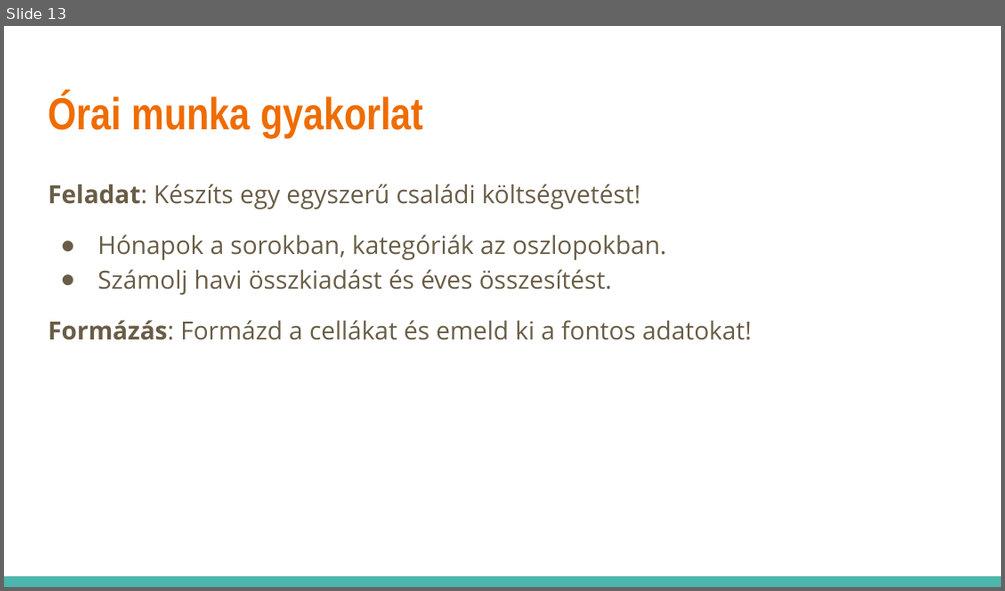
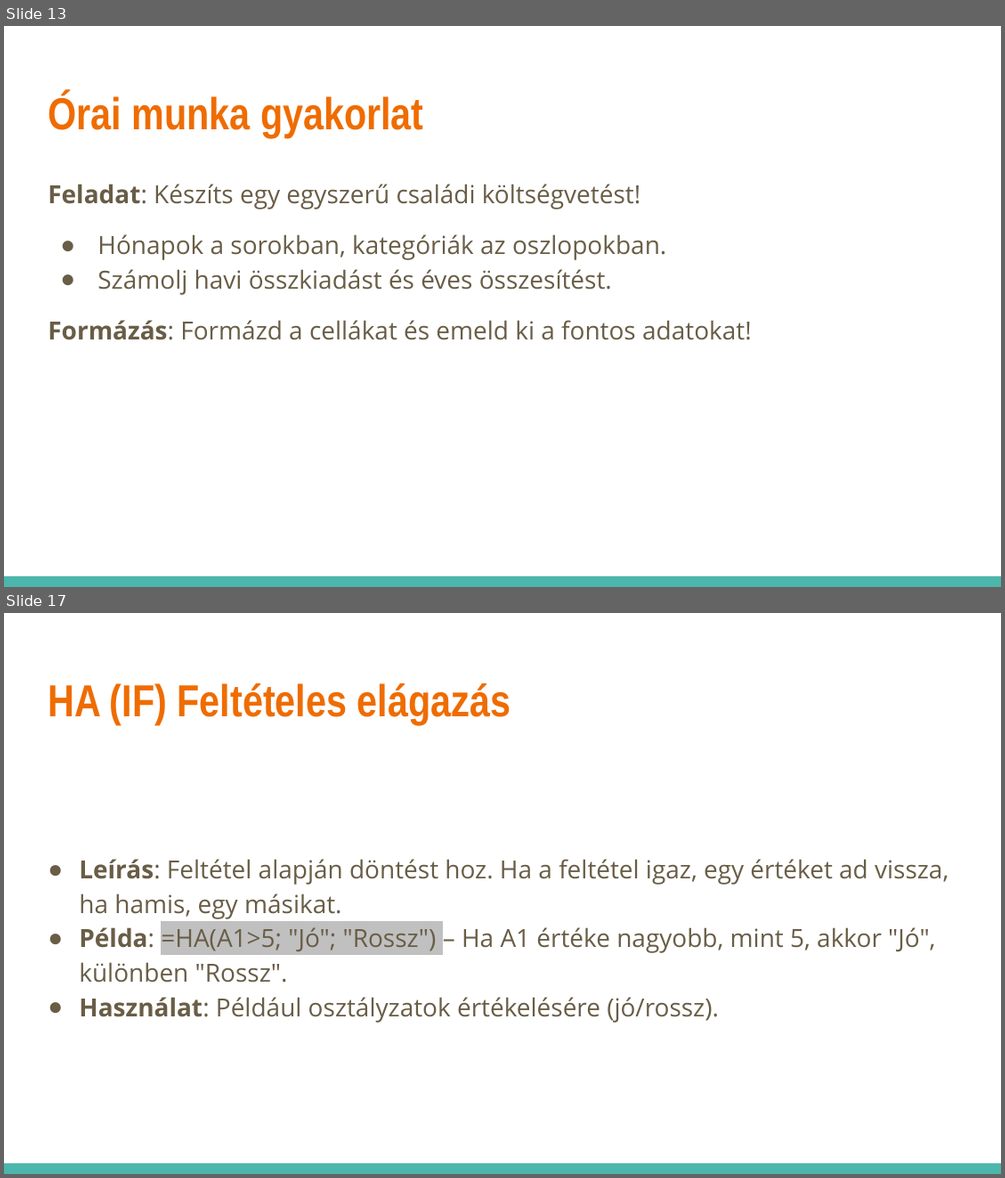
Before and after one commit to pisti72/infoka, a slide deck: excel/Táblázatkezelés.pptx. Shown one above the other, each under a label of ours: slide 13 before the commit, slides 13 and 17 after it; the slides between them are not shown. The pictures are 1005x591 and 1005x1178 pixels, drawn with LibreOffice and Linux fonts; fonts in the diff are those of the drawing. Boxes give left, top, right and bottom in pixels: in the first picture for what was removed or moved away, otherwise in the second. Text is boxed around its words. In the diff, an @@ line names an element or a change of style, - is before the commit and + after.

```diff
--- a/excel/Táblázatkezelés.pptx
+++ b/excel/Táblázatkezelés.pptx
@@ slide 17 added at (x1=4, y1=613, x2=1001, y2=1174), background #FFFFFF; not listed: 1 template element that a slide beside it also shows @@
@@ title added at (x1=48, y1=683, x2=510, y2=725), 32.4 pt, text #EF6C00, bold @@
+HA (IF) Feltételes elágazás
@@ text added at (x1=79, y1=859, x2=948, y2=1022), 18 pt, text #695D46 @@
+● Leírás: Feltétel alapján döntést hoz. Ha a feltétel igaz, egy értéket ad vissza, ha hamis, egy másikat.
+● Példa: =HA(A1>5; "Jó"; "Rossz") – Ha A1 értéke nagyobb, mint 5, akkor "Jó", különben "Rossz".
+● Használat: Például osztályzatok értékelésére (jó/rossz).
```
Also in this commit, not shown: 5 slides changed, 14 other slides added.
